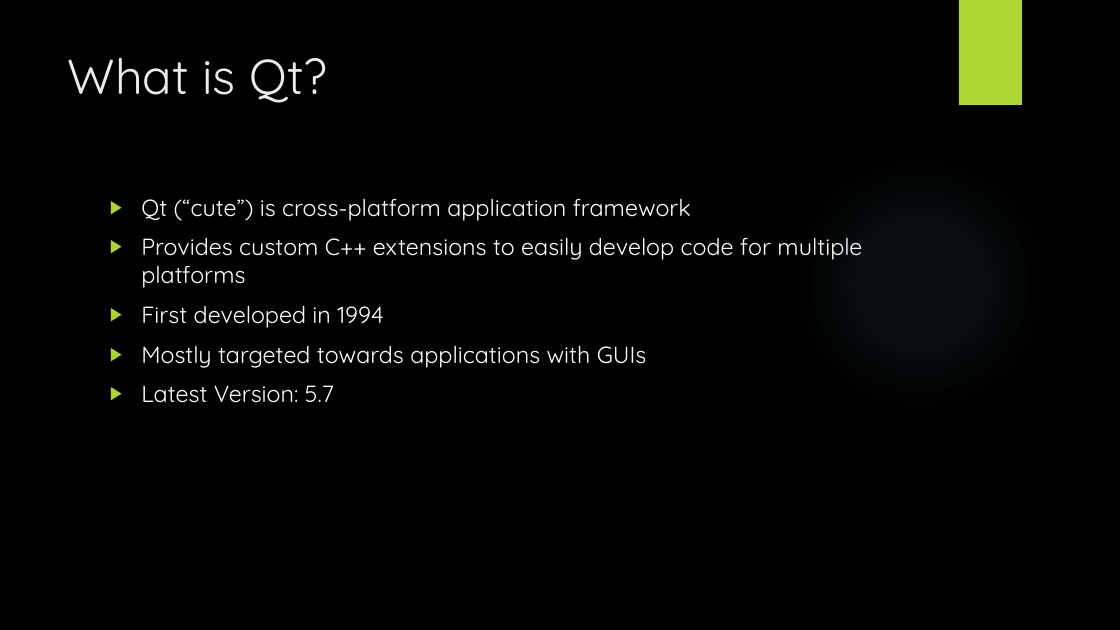
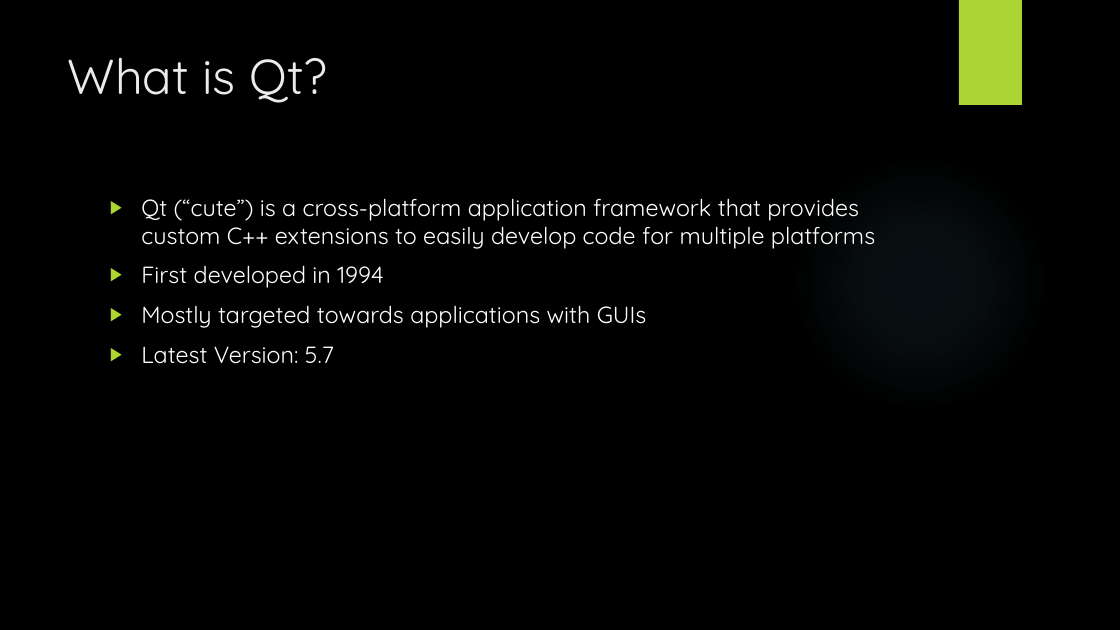
Before and after one commit to tylertrephan/qt-multithreading-tutorial, a slide deck: slide 3 of MultithreadingWithQt.pptx. Drawn at 1120x630 pixels with LibreOffice and Linux fonts; fonts in the diff are those of the drawing; background and template pictures are left out. Boxes give left, top, right and bottom in pixels: in the first picture for what was removed or moved away, otherwise in the second. Text is boxed around its words. In the diff, an @@ line names an element or a change of style, - is before the commit and + after.

```diff
--- a/MultithreadingWithQt.pptx
+++ b/MultithreadingWithQt.pptx
@@ text at [141,198,875,249]: text changed @@
-▶ Qt (“cute”) is cross-platform application framework
-▶ Provides custom C++ extensions to easily develop code for multiple platforms
+▶ Qt (“cute”) is a cross-platform application framework that provides custom C++ extensions to easily develop code for multiple platforms
```
Also in this commit, not shown: 26 other slides changed.
